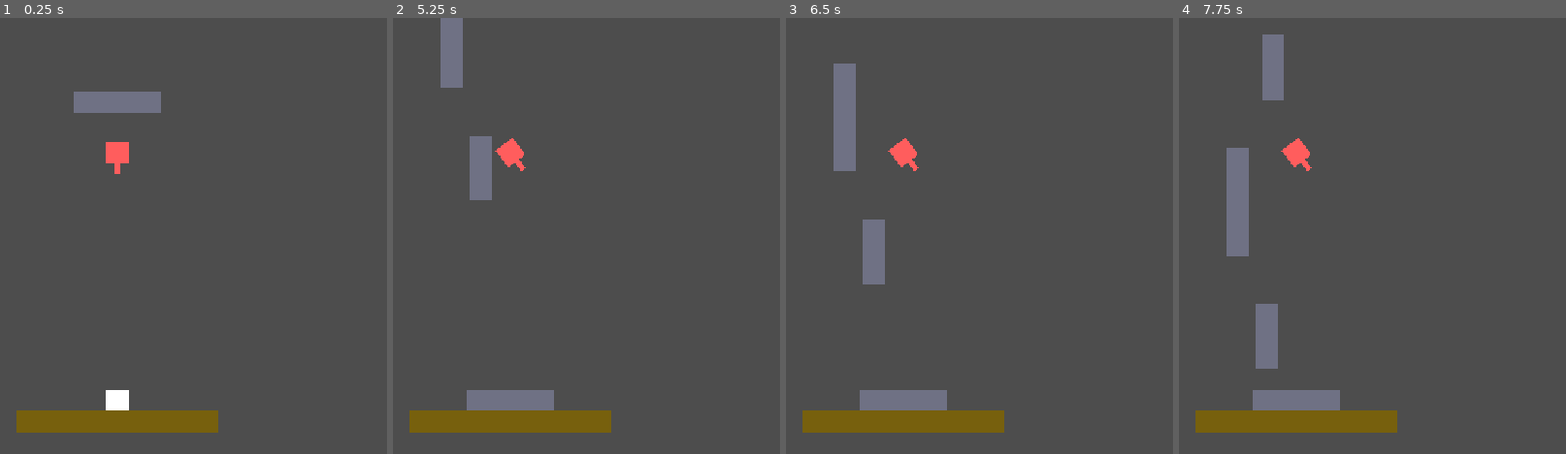
Above: before the commit, frames 1-4 (left to right).
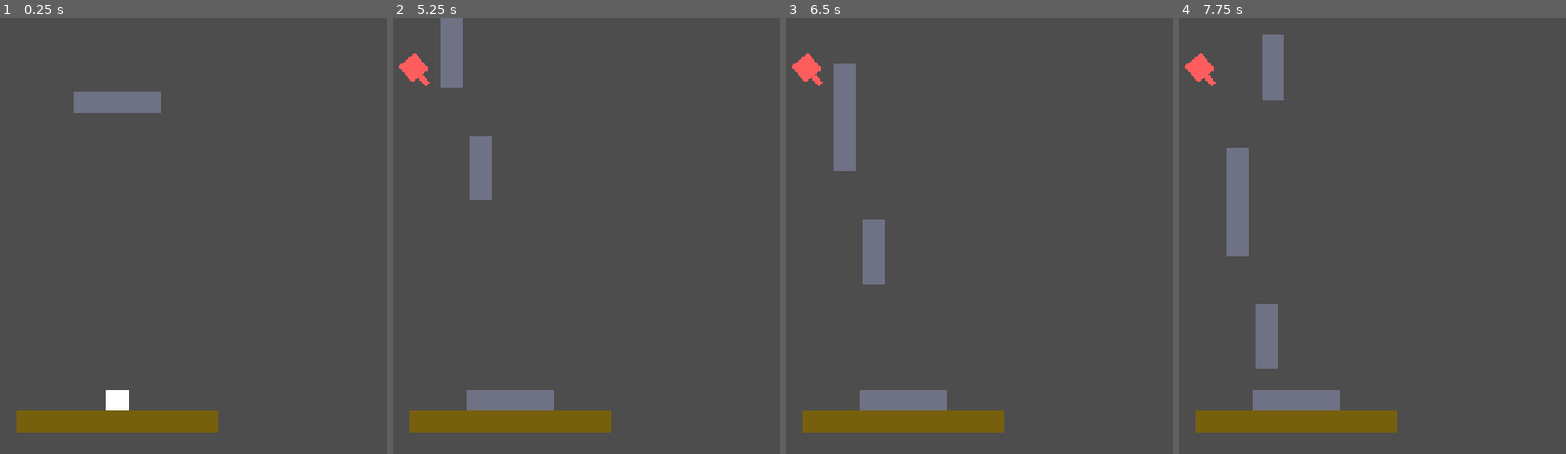
Above: after the commit, the same moments.

Repository: NxtCreator/heap
Game: Godot game, scene res://scenes/main.tscn
Two runs of this game, one before a commit and one after it. Both use one fixed random seed, a clock stepped at 60 frames per second and the inputs below.
Inputs (mouse positions are in pixels of both pictures, inside the frame that each line leads up to):
- Up to frame 1 (0.25 s): no input
- Up to frame 2 (5.25 s): tap Enter at 0.5 s; move the mouse to (679, 214) at 0.52 s; hold Right (move_right) 0.53-2.03 s; tap Alt every 1.5 s from 0.6 to 5.1 s; click (679, 214) at 0.67 s; tap Up (move_up) at 0.77, 1.52, 3.02, 3.77, 4.52 s; move the mouse to (outside the picture) at 1.27 s; tap Shift at 1.35, 2.85, 4.35 s; move the mouse to (586, 140) at 2.02 s; hold Left (move_left) 2.03-2.78 s; move the mouse to (470, 323) at 2.77 s; hold Right (move_right) 2.78-4.28 s; click (470, 323) at 2.92 s; move the mouse to (741, 301) at 3.52 s; move the mouse to (outside the picture) at 4.27 s; hold Left (move_left) 4.28-5.03 s; move the mouse to (547, 236) at 5.02 s; hold Right (move_right) from 5.03 s (still down); click (547, 236) at 5.17 s
- Up to frame 3 (6.5 s): move the mouse to (786, 127) at 5.77 s; release Right (move_right) at 5.78 s; hold Left (move_left) from 5.78 s (still down); tap Shift at 5.85 s; tap Up (move_up) at 6.02 s
- Up to frame 4 (7.75 s): move the mouse to (1465, 214) at 6.52 s; tap Alt at 6.6 s; tap Up (move_up) at 6.77, 7.52 s; move the mouse to (outside the picture) at 7.27 s; release Left (move_left) at 7.28 s; hold Right (move_right) from 7.28 s (still down); tap Shift at 7.35 s; click (outside the picture) at 7.42 s

The runs differ from the first frame. In frame 1, 0.3% of the frame differs, in the area x 27-34%, y 28-36%; in frame 2, 0.6%, in the area x 1-35%, y 8-36%; in frame 3, 0.6%; in frame 4, 0.6%.

Commit message:
Spawn one enemy at a time as a child of the camera so it stays pinned on screen

Diff:
--- a/scenes/enemy.tscn
+++ b/scenes/enemy.tscn
@@ -2,7 +2,7 @@
 
 [ext_resource type="Script" uid="uid://ce3gs6g7l1gyk" path="res://scripts/enemy.gd" id="1_7p1mj"]
 
-[node name="Enemy" type="Area2D" unique_id=1126184250]
+[node name="Enemy" type="Area2D" unique_id=1126184250 groups=["enemies"]]
 script = ExtResource("1_7p1mj")
 
 [node name="CollisionShape2D" type="CollisionShape2D" parent="." unique_id=53050752]
--- a/scenes/main.tscn
+++ b/scenes/main.tscn
@@ -3,16 +3,12 @@
 [ext_resource type="PackedScene" uid="uid://bi6e4p8lcsauk" path="res://scenes/platform.tscn" id="1_0wfyh"]
 [ext_resource type="PackedScene" uid="uid://dhimhrj0ytlq" path="res://scenes/player.tscn" id="1_o5qli"]
 [ext_resource type="Script" uid="uid://b455u27kh8o35" path="res://scripts/main.gd" id="1_sugp2"]
-[ext_resource type="PackedScene" uid="uid://laww8v53il1k" path="res://scenes/enemy.tscn" id="2_jyhfs"]
 
 [sub_resource type="RectangleShape2D" id="RectangleShape2D_62jd7"]
 size = Vector2(300, 32)
 
 [node name="Main" type="Node2D" unique_id=1662324567]
 script = ExtResource("1_sugp2")
-
-[node name="Enemy" parent="." unique_id=1126184250 instance=ExtResource("2_jyhfs")]
-position = Vector2(576, 200)
 
 [node name="Platform" parent="." unique_id=397508024 instance=ExtResource("1_0wfyh")]
 position = Vector2(576, 100)
@@ -39,4 +35,9 @@
 [node name="Camera2D" type="Camera2D" parent="." unique_id=798973348]
 position = Vector2(576, 324)
 
+[node name="EnemyTimer" type="Timer" parent="." unique_id=446486266]
+wait_time = 5.0
+autostart = true
+
 [connection signal="timeout" from="Timer" to="." method="_on_timer_timeout"]
+[connection signal="timeout" from="EnemyTimer" to="." method="_on_enemy_timer_timeout"]
--- a/scripts/enemy.gd
+++ b/scripts/enemy.gd
@@ -3,6 +3,7 @@
 func _ready() -> void:
 	$Body.color = Palette.ACCENT
 	$Barrel.color = Palette.ACCENT
+	add_to_group("enemies")
 
 func _process(_delta: float) -> void:
 	var player = get_tree().get_first_node_in_group("player")
--- a/scripts/main.gd
+++ b/scripts/main.gd
@@ -1,5 +1,6 @@
 extends Node2D
 const PLATFORM = preload("res://scenes/platform.tscn")
+const ENEMY = preload("res://scenes/enemy.tscn")
 const MIN_X = 426
 const MAX_X = 726
 var highest_platform_edge = 584.0
@@ -9,6 +10,7 @@
 func _on_platform_landed(top_y):
 	highest_platform_edge = min(highest_platform_edge, top_y)
 	camera_target_y = min(324.0, highest_platform_edge + 324.0 - CAMERA_LINE_Y)
+
 func _on_timer_timeout() -> void:
 	var platform = PLATFORM.instantiate()
 	var block_sizes = [32, 64, 96, 128, 160]
@@ -23,3 +25,10 @@
 
 func _process(_delta: float) -> void:
 	$Camera2D.position.y = lerp($Camera2D.position.y, camera_target_y, 0.5)
+
+
+func _on_enemy_timer_timeout() -> void:
+	if get_tree().get_first_node_in_group("enemies") == null:
+		var enemy = ENEMY.instantiate()
+		$Camera2D.add_child(enemy)
+		enemy.position = Vector2(randf_range(-300, 300), -250)
